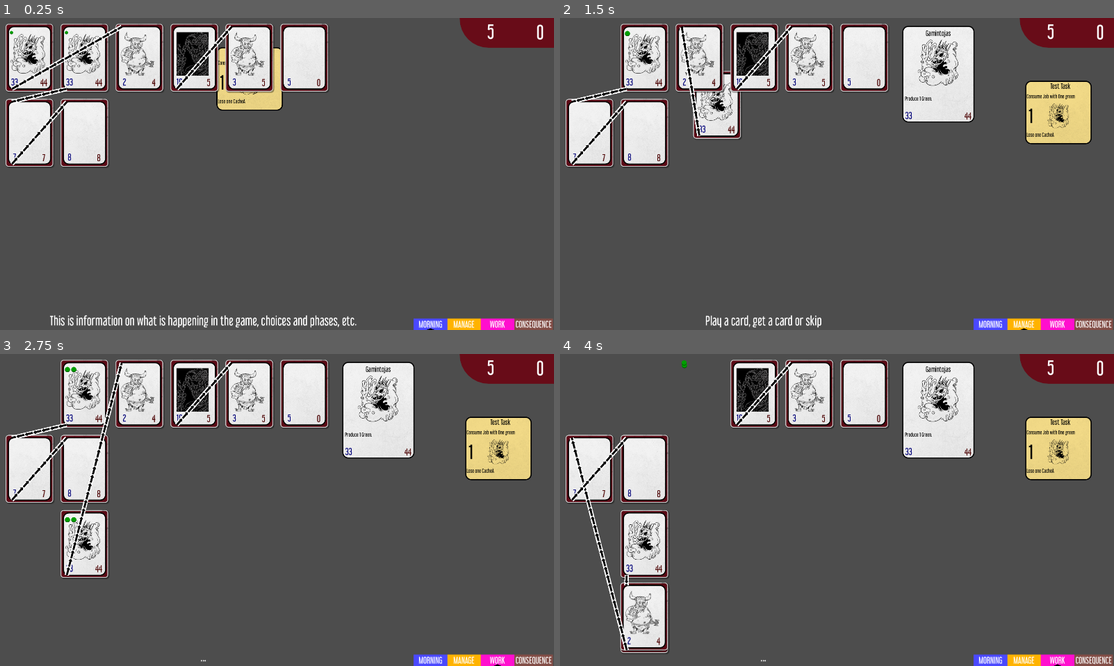
Above: before the commit, frames 1-4 (two rows, left to right).
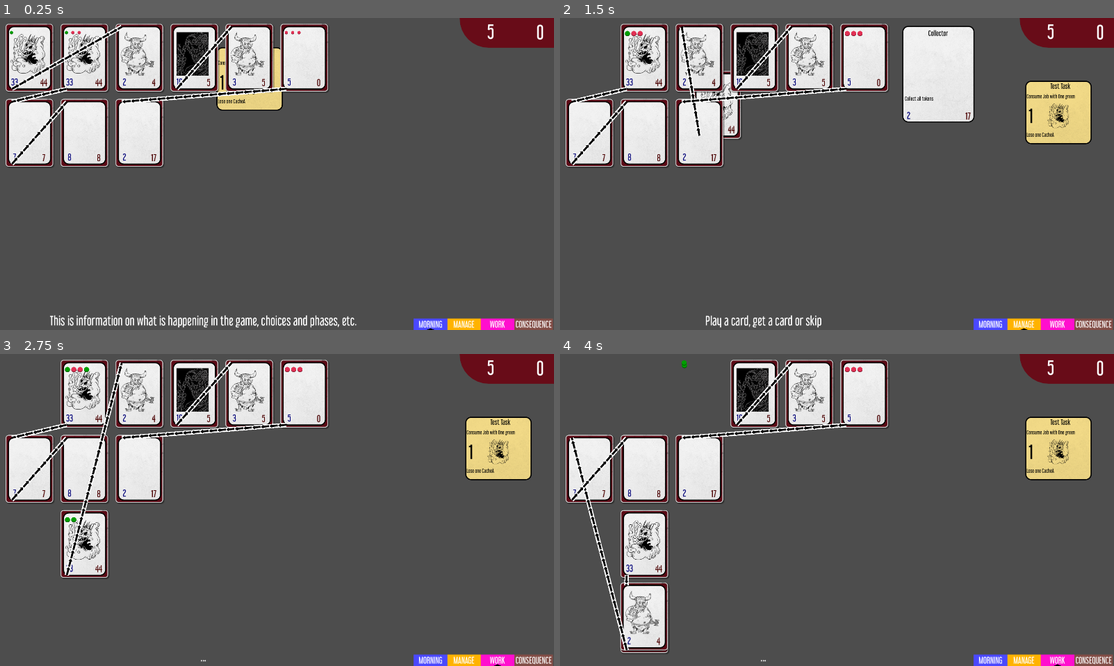
Above: after the commit, the same moments.

Repository: TicklesTheBrain/HellManager
Game: Godot game, scene res://scenes/main.tscn
Same seed, same stepped clock (60 frames per second), same inputs: the game is played once before the commit and once after it.
Inputs (mouse positions are in pixels of both pictures, inside the frame that each line leads up to):
- Up to frame 1 (0.25 s): no input
- Up to frame 2 (1.5 s): drag from (587, 58) to (753, 58) at 0.52 s; drag from (753, 133) to (643, 58) at 1.27 s
- Up to frame 3 (2.75 s): hold W (work) from 2.03 s (still down); click (83, 394) at 2.17 s
- Up to frame 4 (4 s): release W (work) at 2.75 s; drag from (643, 394) to (643, 544) at 2.77 s; drag from (698, 394) to (643, 619) at 3.52 s

The runs differ from the first frame. In frame 1, 2.3% of the frame differs, in the area x 12-55%, y 4-48%; in frame 2, 2.5%; in frame 3, 6.3%, in the area x 12-75%, y 2-48%; in frame 4, 6.2%.

Commit message:
more_bugfixing

Diff:
--- a/scenes/main.tscn
+++ b/scenes/main.tscn
@@ -35,6 +35,8 @@
 [ext_resource type="Script" path="res://src/ui_code/AreaPC.gd" id="19_qe3sq"]
 [ext_resource type="Script" path="res://src/methodReplacements/getNetworkInsteadOfOwn.gd" id="20_4ptb6"]
 [ext_resource type="Script" path="res://src/cards/Hand.gd" id="20_vouf7"]
+[ext_resource type="Script" path="res://src/actions/action_consumeAllAndContinue.gd" id="21_dr4mn"]
+[ext_resource type="Script" path="res://src/actions/action_collectAndContinue.gd" id="22_40m6m"]
 [ext_resource type="Texture2D" uid="uid://bwl07yqs0u1c7" path="res://assets/zig-arrow.svg" id="22_hgn1x"]
 [ext_resource type="Script" path="res://src/ui_code/SinkPC.gd" id="23_i5ahq"]
 [ext_resource type="Script" path="res://src/InputManager.gd" id="23_xx20n"]
@@ -93,6 +95,14 @@
 script = ExtResource("7_b1mae")
 type = 2
 
+[sub_resource type="Resource" id="Resource_oa62m"]
+script = ExtResource("7_b1mae")
+type = 1
+
+[sub_resource type="Resource" id="Resource_uttuc"]
+script = ExtResource("7_b1mae")
+type = 1
+
 [sub_resource type="Resource" id="Resource_pax6k"]
 script = ExtResource("7_b1mae")
 type = 2
@@ -222,6 +232,18 @@
 employeeName = ""
 staticText = ""
 
+[sub_resource type="Resource" id="Resource_b70cd"]
+script = ExtResource("7_b1mae")
+type = 1
+
+[sub_resource type="Resource" id="Resource_0nadg"]
+script = ExtResource("7_b1mae")
+type = 1
+
+[sub_resource type="Resource" id="Resource_v5ayw"]
+script = ExtResource("7_b1mae")
+type = 1
+
 [sub_resource type="Resource" id="Resource_pogl1"]
 script = ExtResource("20_4ptb6")
 
@@ -236,28 +258,63 @@
 employeeName = "Courier"
 staticText = "Can pass on requests"
 
-[sub_resource type="Resource" id="Resource_l11ea"]
+[sub_resource type="Resource" id="Resource_5i1vf"]
+script = ExtResource("7_b1mae")
+type = 0
+
+[sub_resource type="Resource" id="Resource_qbqwl"]
+script = ExtResource("7_b1mae")
+type = 1
+
+[sub_resource type="Resource" id="Resource_i7tyi"]
 script = ExtResource("7_b1mae")
 type = 2
 
-[sub_resource type="Resource" id="Resource_wwyg7"]
-script = ExtResource("7_b1mae")
-type = 2
-
-[sub_resource type="Resource" id="Resource_j2obe"]
-script = ExtResource("13_mduv8")
-requiredTokens = Array[ExtResource("7_b1mae")]([SubResource("Resource_l11ea"), SubResource("Resource_wwyg7")])
+[sub_resource type="Resource" id="Resource_y7bww"]
+script = ExtResource("21_dr4mn")
+requiredTokens = Array[ExtResource("7_b1mae")]([SubResource("Resource_5i1vf"), SubResource("Resource_qbqwl"), SubResource("Resource_i7tyi")])
+recordField = ""
 
 [sub_resource type="Resource" id="Resource_dpwma"]
 script = ExtResource("10_wmw7d")
 prestige = 8
 capacity = 8
-dependentActions = Array[ExtResource("5_nsq4b")]([SubResource("Resource_j2obe")])
+dependentActions = Array[ExtResource("5_nsq4b")]([SubResource("Resource_y7bww")])
 independentActions = Array[ExtResource("5_nsq4b")]([])
 whenPlacedActions = Array[ExtResource("5_nsq4b")]([])
 methodReplacements = Array[ExtResource("9_7lokn")]([])
 employeeName = "Eater"
-staticText = "Consume Two Green"
+staticText = "Consume Everything"
+
+[sub_resource type="Resource" id="Resource_icen6"]
+script = ExtResource("7_b1mae")
+type = 0
+
+[sub_resource type="Resource" id="Resource_nfnvo"]
+script = ExtResource("7_b1mae")
+type = 1
+
+[sub_resource type="Resource" id="Resource_b3h2c"]
+script = ExtResource("7_b1mae")
+type = 2
+
+[sub_resource type="Resource" id="Resource_2hwj7"]
+script = ExtResource("22_40m6m")
+requiredTokens = Array[ExtResource("7_b1mae")]([SubResource("Resource_icen6"), SubResource("Resource_nfnvo"), SubResource("Resource_b3h2c")])
+collectMax = true
+recordField = ""
+
+[sub_resource type="Resource" id="Resource_7po3r"]
+script = ExtResource("10_wmw7d")
+prestige = 2
+capacity = 17
+dependentActions = Array[ExtResource("5_nsq4b")]([SubResource("Resource_2hwj7")])
+independentActions = Array[ExtResource("5_nsq4b")]([])
+whenPlacedActions = Array[ExtResource("5_nsq4b")]([])
+methodReplacements = Array[ExtResource("9_7lokn")]([])
+employeeName = "Collector"
+employeePic = ExtResource("22_hgn1x")
+staticText = "Collect all tokens"
 
 [sub_resource type="Resource" id="Resource_cal8w"]
 script = ExtResource("16_16kad")
@@ -462,7 +519,7 @@
 
 [node name="TokenStorage" type="Node" parent="JobLord/Job3"]
 script = ExtResource("11_if1yf")
-contents = Array[ExtResource("7_b1mae")]([SubResource("Resource_p2afh")])
+contents = Array[ExtResource("7_b1mae")]([SubResource("Resource_p2afh"), SubResource("Resource_oa62m"), SubResource("Resource_uttuc")])
 defaultLimit = 5
 
 [node name="Job2" type="Node" parent="JobLord" node_paths=PackedStringArray("inflow", "storage")]
@@ -495,13 +552,15 @@
 script = ExtResource("11_if1yf")
 defaultLimit = 20
 
-[node name="Job6" type="Node" parent="JobLord" node_paths=PackedStringArray("storage")]
+[node name="Job6" type="Node" parent="JobLord" node_paths=PackedStringArray("outflow", "storage")]
 script = ExtResource("6_cnhkk")
+outflow = [NodePath("../Job9")]
 employee = SubResource("Resource_y8f7y")
 storage = NodePath("TokenStorage")
 
 [node name="TokenStorage" type="Node" parent="JobLord/Job6"]
 script = ExtResource("11_if1yf")
+contents = Array[ExtResource("7_b1mae")]([SubResource("Resource_b70cd"), SubResource("Resource_0nadg"), SubResource("Resource_v5ayw")])
 defaultLimit = 20
 
 [node name="Job7" type="Node" parent="JobLord" node_paths=PackedStringArray("inflow", "outflow", "storage")]
@@ -522,6 +581,16 @@
 storage = NodePath("TokenStorage")
 
 [node name="TokenStorage" type="Node" parent="JobLord/Job8"]
+script = ExtResource("11_if1yf")
+defaultLimit = 20
+
+[node name="Job9" type="Node" parent="JobLord" node_paths=PackedStringArray("inflow", "storage")]
+script = ExtResource("6_cnhkk")
+inflow = [NodePath("../Job6")]
+employee = SubResource("Resource_7po3r")
+storage = NodePath("TokenStorage")
+
+[node name="TokenStorage" type="Node" parent="JobLord/Job9"]
 script = ExtResource("11_if1yf")
 defaultLimit = 20
 
--- a/src/actions/action_collectAndContinue.gd
+++ b/src/actions/action_collectAndContinue.gd
@@ -23,12 +23,16 @@
 
 		first = false
 		var limitLeft = capacityAvailable - accessed.size()
-		newAccess = jobAttachedTo.getTokens(requiredTokens, accessed.map(func(tp): return tp.token), limitLeft)
+		var accessedNoTP: Array[Token]
+		accessedNoTP.assign(accessed.map(func(tp): return tp.token))
+		newAccess = jobAttachedTo.getTokens(requiredTokens, accessedNoTP, limitLeft)
 		accessed.append_array(newAccess)
 
 	if additionalAction != null:
 		additionalAction[recordField] = accessed.map(func(tp): return tp.token)
-	jobAttachedTo.acquireTokens(accessed.map(func(tp): return tp.token))
+	jobAttachedTo.acquireTokens(accessed)
+	jobAttachedTo.storeTokens(accessed.map(func(tp): return tp.token))
+
 	if additionalAction == null:
 		return true
 	var newAdditional = additionalAction.duplicate()
--- a/src/actions/action_consumeAllAndContinue.gd
+++ b/src/actions/action_consumeAllAndContinue.gd
@@ -16,10 +16,13 @@
 	var first = true
 	while (acquired.size() > 0 or first):
 		first = false
-		acquired = jobAttachedTo.getTokens(requiredTokens, stored.map(func(tp): return tp.token))
+		var storedNoTP: Array[Token]
+		storedNoTP.assign(stored.map(func(tp): return tp.token))
+		acquired = jobAttachedTo.getTokens(requiredTokens, storedNoTP)
 		stored.append_array(acquired)
 	if additionalAction != null:
 		additionalAction[recordField] = stored.map(func(tp): return tp.token)
+	jobAttachedTo.acquireTokens(stored)
 	jobAttachedTo.consumeTokens(stored.map(func(tp): return tp.token))
 	if additionalAction == null:
 		return true
--- /dev/null
+++ b/src/actions/action_giveCard.gd
@@ -0,0 +1,14 @@
+extends Action
+class_name ActionGiveCards
+
+@export var listOfCards: Array[MultiCard]
+
+func try():
+    return not Globals.getActionHand().checkFull()
+
+func performSpecific():
+    var hand = Globals.getActionHand()
+    for multi in listOfCards:
+        for i in range(multi.copies):
+            hand.addCard(multi.card.specificDuplicate())
+    return true
--- a/src/company/Job.gd
+++ b/src/company/Job.gd
@@ -49,8 +49,8 @@
 	if employee.checkJobMethodReplacement("getTokens"):
 		return employee.invokeJobMethodReplacement("getTokens", [self, request, exclude, limit])
 
-
-	var own = getTokensOwn(request, exclude)
+	var own: Array[TokenPath]
+	own.assign(getTokensOwn(request, exclude))
 	var requestModified = Globals.subtractTokenList(request, own.map(func(tp): return tp.token))
 	var excludeModified = exclude.duplicate()
 	excludeModified.append_array(own.map(func(tp): return tp.token))
@@ -73,7 +73,9 @@
 	var ownTokens = storage.getTokens(request, exclude)
 	if ownTokens.size() > limit:
 		ownTokens = ownTokens.slice(0, limit)
-	return ownTokens.map(func(t): return TokenPath.new(t, [self]))
+	var ownTokensTP: Array[TokenPath]
+	ownTokensTP.assign(ownTokens.map(func(t): return TokenPath.new(t, [self])))
+	return ownTokensTP
 
 func getTokensNetwork(request: Array[Token], exclude: Array[Token] = [], limit: int = 999):
 
@@ -111,6 +113,11 @@
 		storage.removeToken(token)
 		Events.tokenConsumed.emit(token)
 
+func storeTokens(tokens):
+	storage.addTokens(tokens)
+	for token in tokens:
+		Events.tokenStored.emit(token, self)
+
 class TokenPath:
 	var token: Token
 	var path: Array[Job]
--- a/src/ui_code/CompanyUIManager.gd
+++ b/src/ui_code/CompanyUIManager.gd
@@ -145,8 +145,7 @@
 	var newToken = tokenUIPacked.instantiate()
 	tokenUIs.push_back(newToken)
 	newToken.token = token
-	var jobProducing = getJobUI(job)
-	jobProducing.storageContainer.add_child(newToken)
+	storeToken(token, job)
 	await get_tree().process_frame
 	newToken.scale = Vector2(0,0)
 	var tween = get_tree().create_tween()
@@ -178,6 +177,7 @@
 func consumeToken(t: Token):
 	var tokenUI = getTokenUI(t)
 	tokenUIs.erase(tokenUI)
+	#print('token ', t, ' tokenUI ', tokenUI)
 	var tween = get_tree().create_tween()
 	tween.tween_property(tokenUI, "scale", Vector2(0,0), tokenFadeTime)
 	await tween.finished
@@ -186,6 +186,8 @@
 
 func storeToken(t: Token, j: Job):
 	var tokenUI = getTokenUI(t)
-	tokenUI.get_parent().remove_child(tokenUI)
+	var parent = tokenUI.get_parent()
+	if parent != null:
+		tokenUI.get_parent().remove_child(tokenUI)
 	var jobUI = getJobUI(j)
 	jobUI.storageContainer.add_child(tokenUI)
Not shown: 1 places in scenes/main.tscn that only renumber resources
